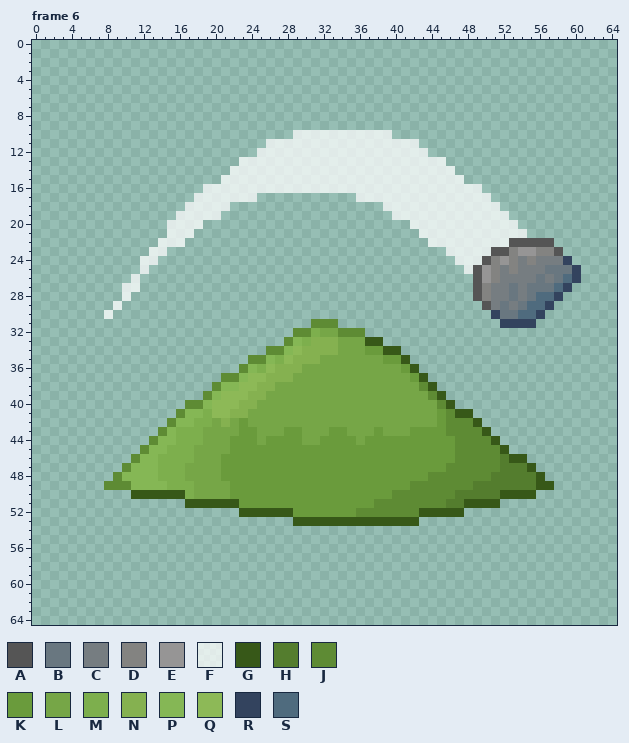
Pixel-art file -- resources/sprites/gui/upgrades/upgrades.aseprite. The picture above is the old version.
65x65 pixels, 52 frames. Pixels under 10% opacity are left out. Colours within 5 levels of each other are drawn and written as one. Shown: frame 6. The commit also changed other frames, which this record leaves out.
Visible layers, top first: "new2", "new1", "old".
Palette (. is transparent): A #555555  B #697780  C #767d81  D #838381  E #969595  F #ffffffbb  G #375818  H #547d2e  J #5e8b34  K #6a9b3c  L #76a647  M #7daf4d  N #85b150  P #85b755  Q #8db957  R #33435e  S #4f6b7e
Pixels before, frame 6 (only the part around the change), first column x 0:
 0 .................................................................
 1 .................................................................
 2 .................................................................
 3 .................................................................
 4 .................................................................
 5 .................................................................
 6 .................................................................
 7 .................................................................
 8 .................................................................
 9 .................................................................
10 .............................FFFFFFFFFFF.........................
11 ..........................FFFFFFFFFFFFFFFFF......................
12 .........................FFFFFFFFFFFFFFFFFFF.....................
13 .......................FFFFFFFFFFFFFFFFFFFFFFF...................
14 ......................FFFFFFFFFFFFFFFFFFFFFFFFF..................
15 .....................FFFFFFFFFFFFFFFFFFFFFFFFFFF.................
16 ...................FFFFFFFFFFFFFFFFFFFFFFFFFFFFFFF...............
17 ..................FFFFFFF...........FFFFFFFFFFFFFFF..............
18 .................FFFFF.................FFFFFFFFFFFFF.............
19 ................FFFFF...................FFFFFFFFFFFFF............
20 ...............FFFF.......................FFFFFFFFFFFF...........
21 ...............FFF.........................FFFFFFFFFFFF..........
22 ..............FFF...........................FFFFFFFFFAAAAA.......
23 .............FF...............................FFFFFAADEEDDA......
24 ............FF.................................FFFADEDCDCCCR.....
25 ............F...................................FAEDCDCCCBBBR....
26 ...........F.....................................AEDCCCCBCBSR....
27 ..........FF.....................................ADCCBCBBBSR.....
28 ..........F......................................ADCCBCBSSR......
29 .........F........................................ACBCBSSR.......
30 ........F..........................................RBBSSR........
31 ...............................JJJ..................RRRR.........
32 .............................JJMLLJJJ............................
33 ............................JPMNNNLLLGG..........................
34 ..........................JJPQNNNNLLLKKGG........................
35 ........................JJPMQNNNLLLLLLLKKG.......................
36 .......................JPMQNNNLLLLLLLLLLLKG......................
37 .....................JJPQQNNNLLLLLLLLLLLLLKG.....................
38 ....................JPPQQNNLLLLLLLLLLLLLLLLJG....................
39 ...................JPQQQNNLLLLLLLLLLLLLLLLLLJG...................
40 .................JJPQQQNNLLLLLLLLLLLLLLLLLLLLJG..................
41 ................JPPMQQNNLLLLLLLLLLLLLLLLLLLLLKJGG................
42 ...............JPPMMLNLKLLLLLLLLLLLLLLLLLLLLLKJJJG...............
43 ..............JPMMMLLLLKKLLLKKLLLKKLLLKLLLKKKKJJJJG..............
44 .............JPPMMMLLLKKKLKKKKLLKKKKLKKKKKKKKKKJJJJG.............
45 ............JPPMMMLLLLKKKKKKKKKKKKKKKKKKKKKKKKKJJJJJG............
46 ...........JPPMMMMLLLKKKKKKKKKKKKKKKKKKKKKKKKKKJJJJJHGG..........
47 ..........JPPPMMMLLLLKKKKKKKKKKKKKKKKKKKKKKKKKJJJJJJHHHG.........
48 .........JPPPPMMMLLLLKKKKKKKKKKKKKKKKKKKKKKKJJJJJJJHHHHHG........
49 ........JJJPPPPMMMLLLLKKKKKKKKKKKKKKKKKKKKJJJJJJJHHHHHHHGG.......
50 ...........GGGGGGMLLLLKKKKKKKKKKKKKKKKKKJJJJJJJHHHHHGGGG.........
51 .................GGGGGGKKKKKKKKKKKKKKKJJJJJJJJHHGGGG.............
52 .......................GGGGGGKKKKKKKJJJJJJJGGGGG.................
53 .............................GGGGGGGGGGGGGG......................
54 .................................................................
55 .................................................................
56 .................................................................
57 .................................................................
58 .................................................................
59 .................................................................
60 .................................................................
61 .................................................................
62 .................................................................
63 .................................................................
64 .................................................................
After:
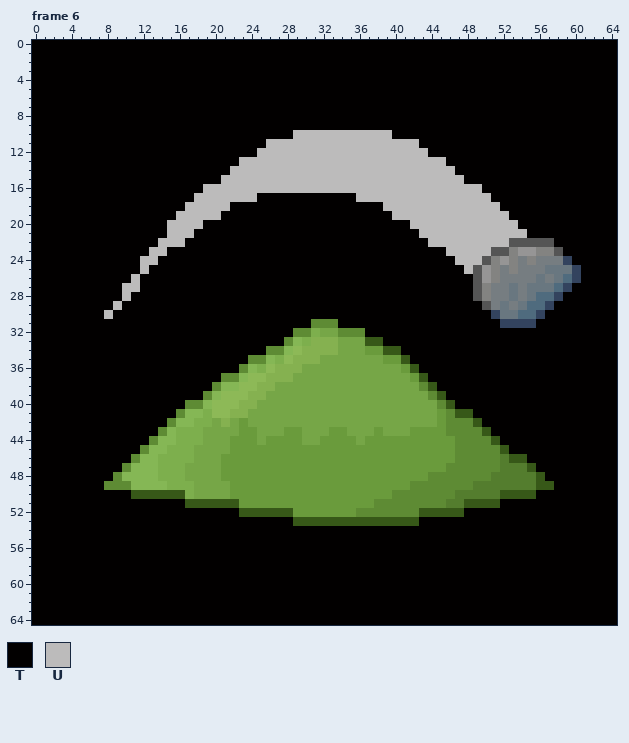
Colours new in this view: T #020000  U #bcbbbb
Change:
layer "bg" now shown
Changed rows in their new state; - is an unchanged pixel.
Frame 6, layer "bg":
first column x 0:
 0 TTTTTTTTTTTTTTTTTTTTTTTTTTTTTTTTTTTTTTTTTTTTTTTTTTTTTTTTTTTTTTTTT
 1 TTTTTTTTTTTTTTTTTTTTTTTTTTTTTTTTTTTTTTTTTTTTTTTTTTTTTTTTTTTTTTTTT
 2 TTTTTTTTTTTTTTTTTTTTTTTTTTTTTTTTTTTTTTTTTTTTTTTTTTTTTTTTTTTTTTTTT
 3 TTTTTTTTTTTTTTTTTTTTTTTTTTTTTTTTTTTTTTTTTTTTTTTTTTTTTTTTTTTTTTTTT
 4 TTTTTTTTTTTTTTTTTTTTTTTTTTTTTTTTTTTTTTTTTTTTTTTTTTTTTTTTTTTTTTTTT
 5 TTTTTTTTTTTTTTTTTTTTTTTTTTTTTTTTTTTTTTTTTTTTTTTTTTTTTTTTTTTTTTTTT
 6 TTTTTTTTTTTTTTTTTTTTTTTTTTTTTTTTTTTTTTTTTTTTTTTTTTTTTTTTTTTTTTTTT
 7 TTTTTTTTTTTTTTTTTTTTTTTTTTTTTTTTTTTTTTTTTTTTTTTTTTTTTTTTTTTTTTTTT
 8 TTTTTTTTTTTTTTTTTTTTTTTTTTTTTTTTTTTTTTTTTTTTTTTTTTTTTTTTTTTTTTTTT
 9 TTTTTTTTTTTTTTTTTTTTTTTTTTTTTTTTTTTTTTTTTTTTTTTTTTTTTTTTTTTTTTTTT
10 TTTTTTTTTTTTTTTTTTTTTTTTTTTTTUUUUUUUUUUUTTTTTTTTTTTTTTTTTTTTTTTTT
11 TTTTTTTTTTTTTTTTTTTTTTTTTTUUUUUUUUUUUUUUUUUTTTTTTTTTTTTTTTTTTTTTT
12 TTTTTTTTTTTTTTTTTTTTTTTTTUUUUUUUUUUUUUUUUUUUTTTTTTTTTTTTTTTTTTTTT
13 TTTTTTTTTTTTTTTTTTTTTTTUUUUUUUUUUUUUUUUUUUUUUUTTTTTTTTTTTTTTTTTTT
14 TTTTTTTTTTTTTTTTTTTTTTUUUUUUUUUUUUUUUUUUUUUUUUUTTTTTTTTTTTTTTTTTT
15 TTTTTTTTTTTTTTTTTTTTTUUUUUUUUUUUUUUUUUUUUUUUUUUUTTTTTTTTTTTTTTTTT
16 TTTTTTTTTTTTTTTTTTTUUUUUUUUUUUUUUUUUUUUUUUUUUUUUUUTTTTTTTTTTTTTTT
17 TTTTTTTTTTTTTTTTTTUUUUUUUTTTTTTTTTTTUUUUUUUUUUUUUUUTTTTTTTTTTTTTT
18 TTTTTTTTTTTTTTTTTUUUUUTTTTTTTTTTTTTTTTTUUUUUUUUUUUUUTTTTTTTTTTTTT
19 TTTTTTTTTTTTTTTTUUUUUTTTTTTTTTTTTTTTTTTTUUUUUUUUUUUUUTTTTTTTTTTTT
20 TTTTTTTTTTTTTTTUUUUTTTTTTTTTTTTTTTTTTTTTTTUUUUUUUUUUUUTTTTTTTTTTT
21 TTTTTTTTTTTTTTTUUUTTTTTTTTTTTTTTTTTTTTTTTTTUUUUUUUUUUUUTTTTTTTTTT
22 TTTTTTTTTTTTTTUUUTTTTTTTTTTTTTTTTTTTTTTTTTTTUUUUUUUUU-----TTTTTTT
23 TTTTTTTTTTTTTUUTTTTTTTTTTTTTTTTTTTTTTTTTTTTTTTUUUUU--------TTTTTT
24 TTTTTTTTTTTTUUTTTTTTTTTTTTTTTTTTTTTTTTTTTTTTTTTUUU----------TTTTT
25 TTTTTTTTTTTTUTTTTTTTTTTTTTTTTTTTTTTTTTTTTTTTTTTTU------------TTTT
26 TTTTTTTTTTTUTTTTTTTTTTTTTTTTTTTTTTTTTTTTTTTTTTTTT------------TTTT
27 TTTTTTTTTTUUTTTTTTTTTTTTTTTTTTTTTTTTTTTTTTTTTTTTT-----------TTTTT
28 TTTTTTTTTTUTTTTTTTTTTTTTTTTTTTTTTTTTTTTTTTTTTTTTT----------TTTTTT
29 TTTTTTTTTUTTTTTTTTTTTTTTTTTTTTTTTTTTTTTTTTTTTTTTTT--------TTTTTTT
30 TTTTTTTTUTTTTTTTTTTTTTTTTTTTTTTTTTTTTTTTTTTTTTTTTTT------TTTTTTTT
31 TTTTTTTTTTTTTTTTTTTTTTTTTTTTTTT---TTTTTTTTTTTTTTTTTT----TTTTTTTTT
32 TTTTTTTTTTTTTTTTTTTTTTTTTTTTT--------TTTTTTTTTTTTTTTTTTTTTTTTTTTT
33 TTTTTTTTTTTTTTTTTTTTTTTTTTTT-----------TTTTTTTTTTTTTTTTTTTTTTTTTT
34 TTTTTTTTTTTTTTTTTTTTTTTTTT---------------TTTTTTTTTTTTTTTTTTTTTTTT
35 TTTTTTTTTTTTTTTTTTTTTTTT------------------TTTTTTTTTTTTTTTTTTTTTTT
36 TTTTTTTTTTTTTTTTTTTTTTT--------------------TTTTTTTTTTTTTTTTTTTTTT
37 TTTTTTTTTTTTTTTTTTTTT-----------------------TTTTTTTTTTTTTTTTTTTTT
38 TTTTTTTTTTTTTTTTTTTT-------------------------TTTTTTTTTTTTTTTTTTTT
39 TTTTTTTTTTTTTTTTTTT---------------------------TTTTTTTTTTTTTTTTTTT
40 TTTTTTTTTTTTTTTTT------------------------------TTTTTTTTTTTTTTTTTT
41 TTTTTTTTTTTTTTTT---------------------------------TTTTTTTTTTTTTTTT
42 TTTTTTTTTTTTTTT-----------------------------------TTTTTTTTTTTTTTT
43 TTTTTTTTTTTTTT-------------------------------------TTTTTTTTTTTTTT
44 TTTTTTTTTTTTT---------------------------------------TTTTTTTTTTTTT
45 TTTTTTTTTTTT-----------------------------------------TTTTTTTTTTTT
46 TTTTTTTTTTT--------------------------------------------TTTTTTTTTT
47 TTTTTTTTTT----------------------------------------------TTTTTTTTT
48 TTTTTTTTT------------------------------------------------TTTTTTTT
49 TTTTTTTT--------------------------------------------------TTTTTTT
50 TTTTTTTTTTT---------------------------------------------TTTTTTTTT
51 TTTTTTTTTTTTTTTTT-----------------------------------TTTTTTTTTTTTT
52 TTTTTTTTTTTTTTTTTTTTTTT-------------------------TTTTTTTTTTTTTTTTT
53 TTTTTTTTTTTTTTTTTTTTTTTTTTTTT--------------TTTTTTTTTTTTTTTTTTTTTT
54 TTTTTTTTTTTTTTTTTTTTTTTTTTTTTTTTTTTTTTTTTTTTTTTTTTTTTTTTTTTTTTTTT
55 TTTTTTTTTTTTTTTTTTTTTTTTTTTTTTTTTTTTTTTTTTTTTTTTTTTTTTTTTTTTTTTTT
56 TTTTTTTTTTTTTTTTTTTTTTTTTTTTTTTTTTTTTTTTTTTTTTTTTTTTTTTTTTTTTTTTT
57 TTTTTTTTTTTTTTTTTTTTTTTTTTTTTTTTTTTTTTTTTTTTTTTTTTTTTTTTTTTTTTTTT
58 TTTTTTTTTTTTTTTTTTTTTTTTTTTTTTTTTTTTTTTTTTTTTTTTTTTTTTTTTTTTTTTTT
59 TTTTTTTTTTTTTTTTTTTTTTTTTTTTTTTTTTTTTTTTTTTTTTTTTTTTTTTTTTTTTTTTT
60 TTTTTTTTTTTTTTTTTTTTTTTTTTTTTTTTTTTTTTTTTTTTTTTTTTTTTTTTTTTTTTTTT
61 TTTTTTTTTTTTTTTTTTTTTTTTTTTTTTTTTTTTTTTTTTTTTTTTTTTTTTTTTTTTTTTTT
62 TTTTTTTTTTTTTTTTTTTTTTTTTTTTTTTTTTTTTTTTTTTTTTTTTTTTTTTTTTTTTTTTT
63 TTTTTTTTTTTTTTTTTTTTTTTTTTTTTTTTTTTTTTTTTTTTTTTTTTTTTTTTTTTTTTTTT
64 TTTTTTTTTTTTTTTTTTTTTTTTTTTTTTTTTTTTTTTTTTTTTTTTTTTTTTTTTTTTTTTTT
Changed places in both pictures, as pixel boxes (x1, y1, x2, y2):
changed: (32, 40, 617, 625)
